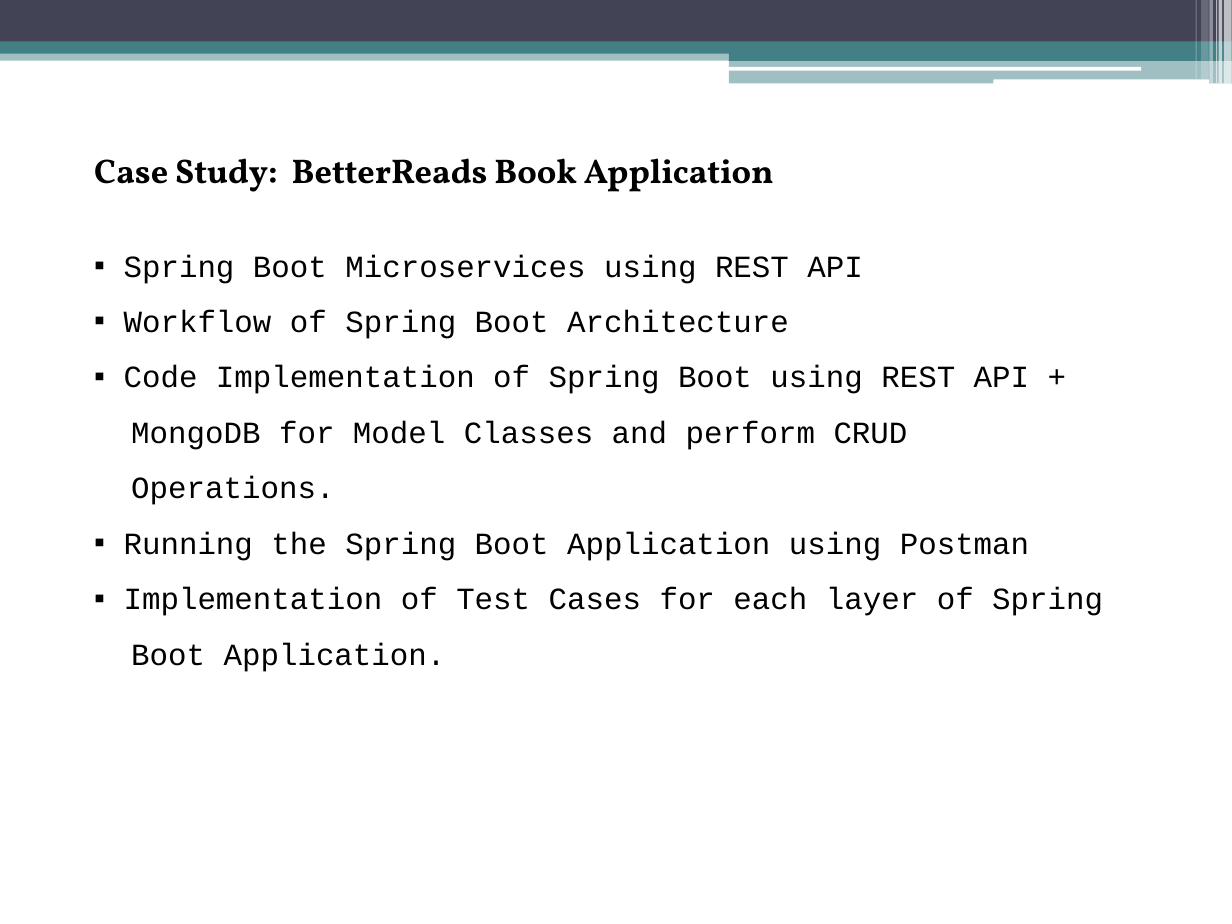
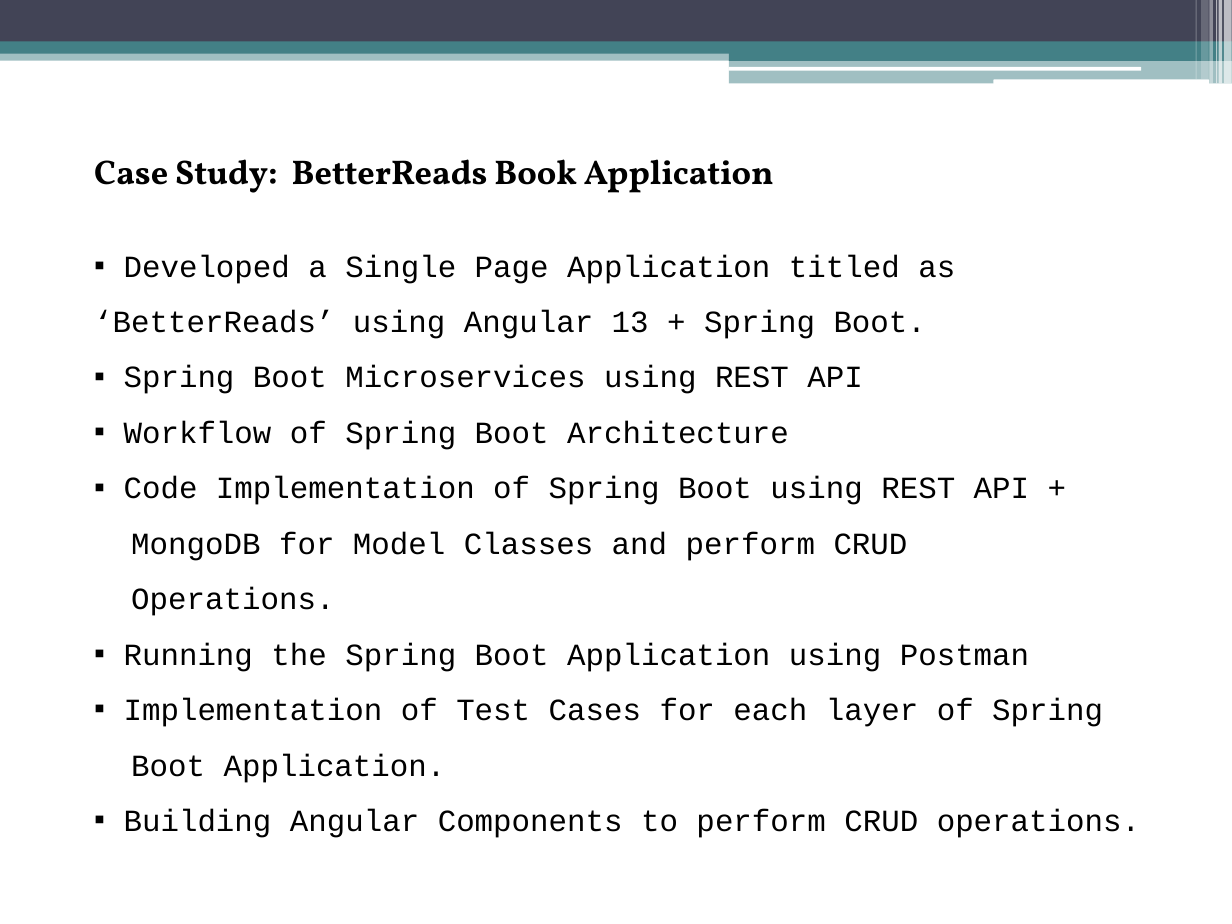
Before and after one commit to HeeramaniMadhwani/Case-Study-Book-Application, a slide deck: slide 1 of BetterReads-BookApp-PPT.pptx. Drawn at 1232x924 pixels with LibreOffice and Linux fonts; fonts in the diff are those of the drawing. Boxes give left, top, right and bottom in pixels: in the first picture for what was removed or moved away, otherwise in the second. Text is boxed around its words. In the diff, an @@ line names an element or a change of style, - is before the commit and + after.

```diff
--- a/BetterReads-BookApp-PPT.pptx
+++ b/BetterReads-BookApp-PPT.pptx
@@ text at <box>94,254,955,339</box>: paragraph added @@
+▪ Developed a Single Page Application titled as ‘BetterReads’ using Angular 13 + Spring Boot.
@@ text at <box>124,809,1140,838</box>: paragraph added @@
+▪ Building Angular Components to perform CRUD operations.
```
Also in this commit, not shown: 1 other slide changed, 4 slides added.
